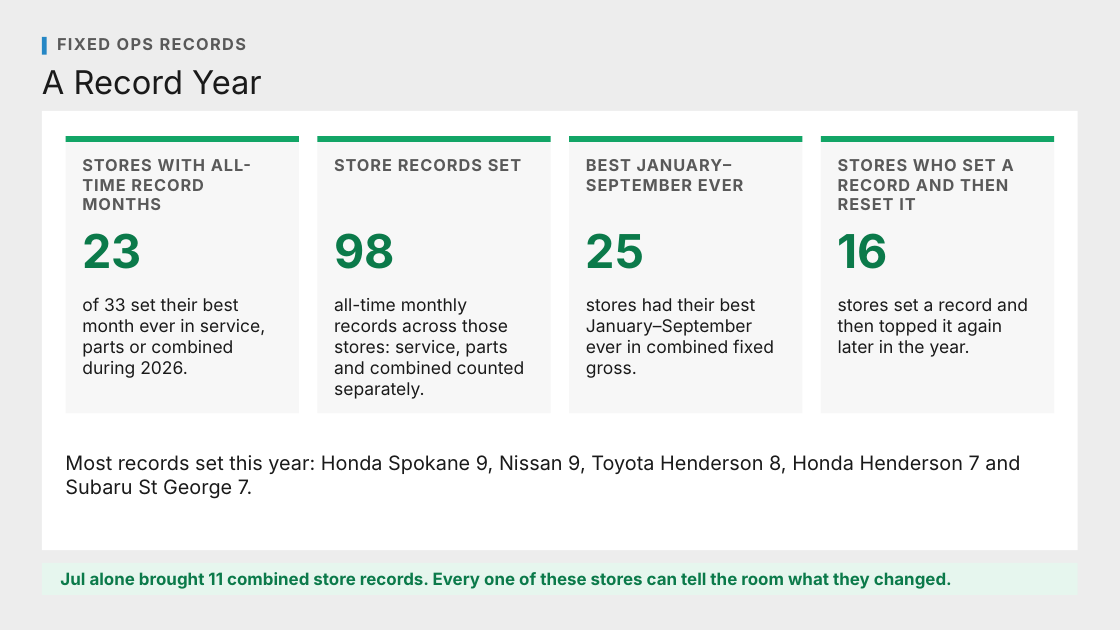
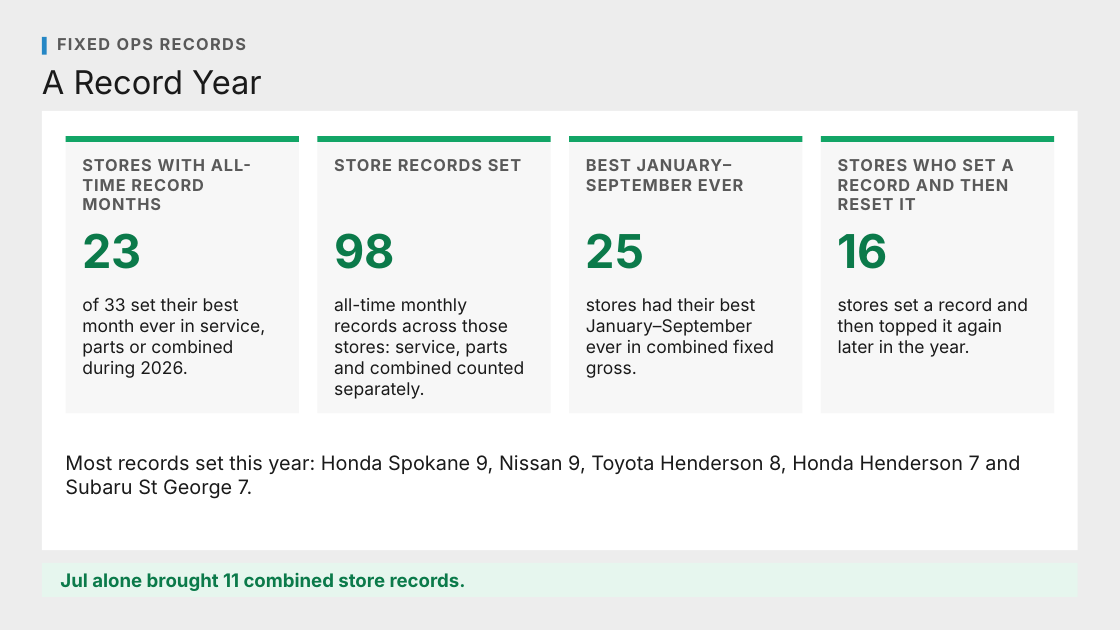
Before and after one commit to Ndresner/Noah, a slide deck: slide 9 of day2-deck/decks/Fixed Ops - Day 2 Example Test Deck.pptx. Drawn at 1120x630 pixels with LibreOffice and Linux fonts; fonts in the diff are those of the drawing. Boxes give left, top, right and bottom in pixels: in the first picture for what was removed or moved away, otherwise in the second. Text is boxed around its words. In the diff, an @@ line names an element or a change of style, - is before the commit and + after.

```diff
--- a/day2-deck/decks/Fixed Ops - Day 2 Example Test Deck.pptx
+++ b/day2-deck/decks/Fixed Ops - Day 2 Example Test Deck.pptx
@@ text at box(60, 573, 466, 591): text changed; size 14.5 to 16 pt @@
-Jul alone brought 11 combined store records. Every one of these stores can tell the room what they changed.
+Jul alone brought 11 combined store records.
```
Also in this commit, not shown: 2 other slides changed, 7 other files.
